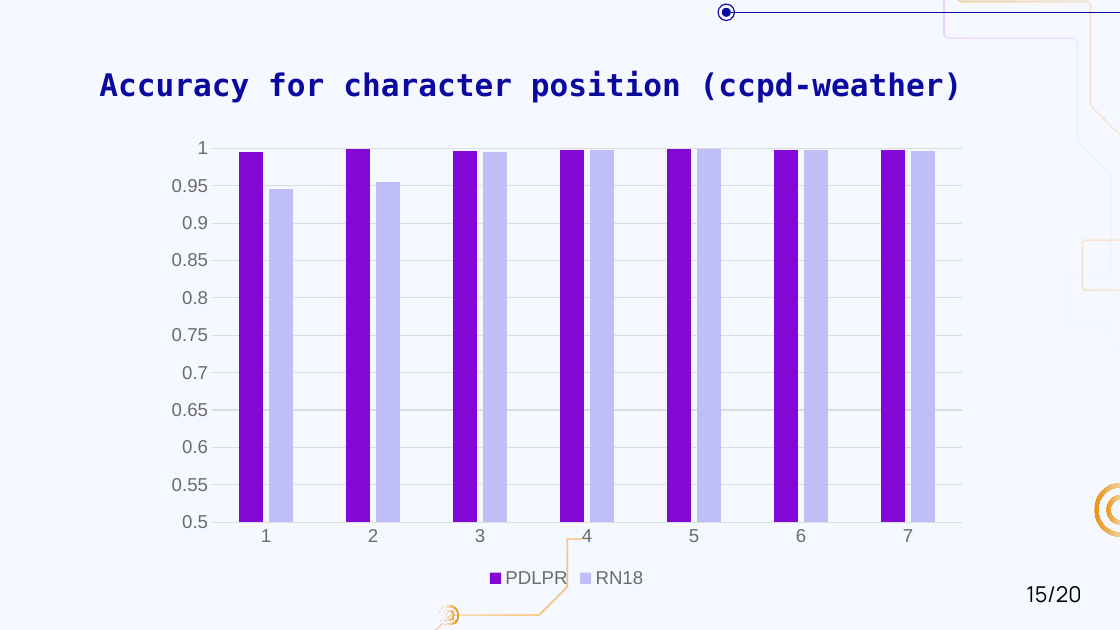
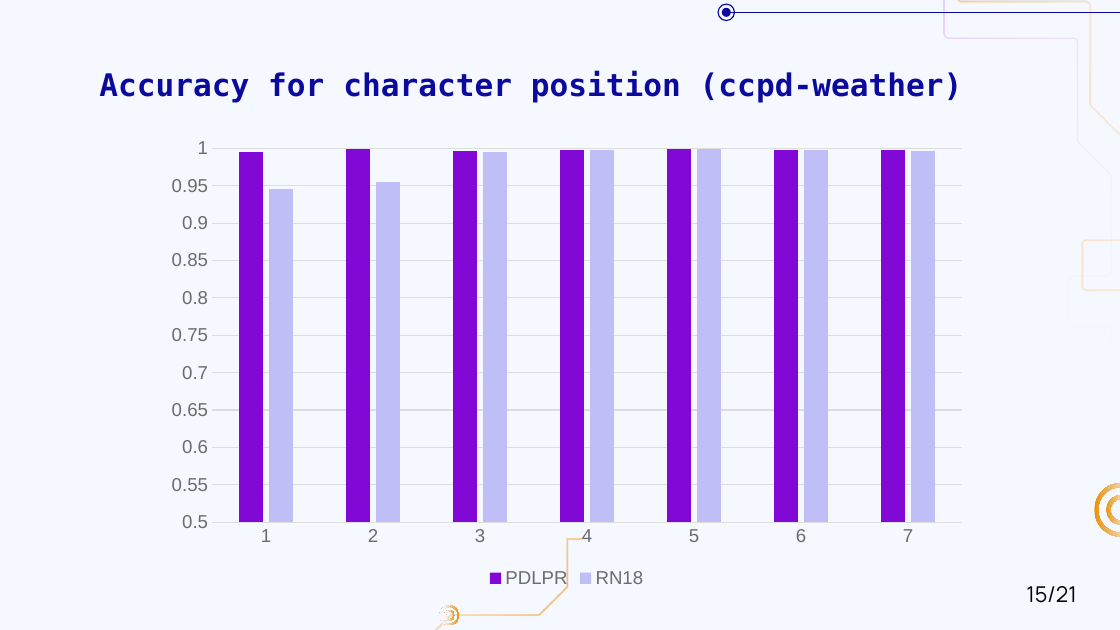
Before and after one commit to Obrigad0/Car-plate-Recognition-and-Reconstruction-with-DL, a slide deck: slide 15 of ppt.pptx. Drawn at 1120x630 pixels with LibreOffice and Linux fonts; fonts in the diff are those of the drawing; background and template pictures are left out. Boxes give left, top, right and bottom in pixels: in the first picture for what was removed or moved away, otherwise in the second. Text is boxed around its words. In the diff, an @@ line names an element or a change of style, - is before the commit and + after.

```diff
--- a/ppt.pptx
+++ b/ppt.pptx
@@ text at (1026,586,1076,603): text changed @@
-15/20
+15/21
```
Also in this commit, not shown: 17 other slides changed, 1 slide added, 1 other file.
